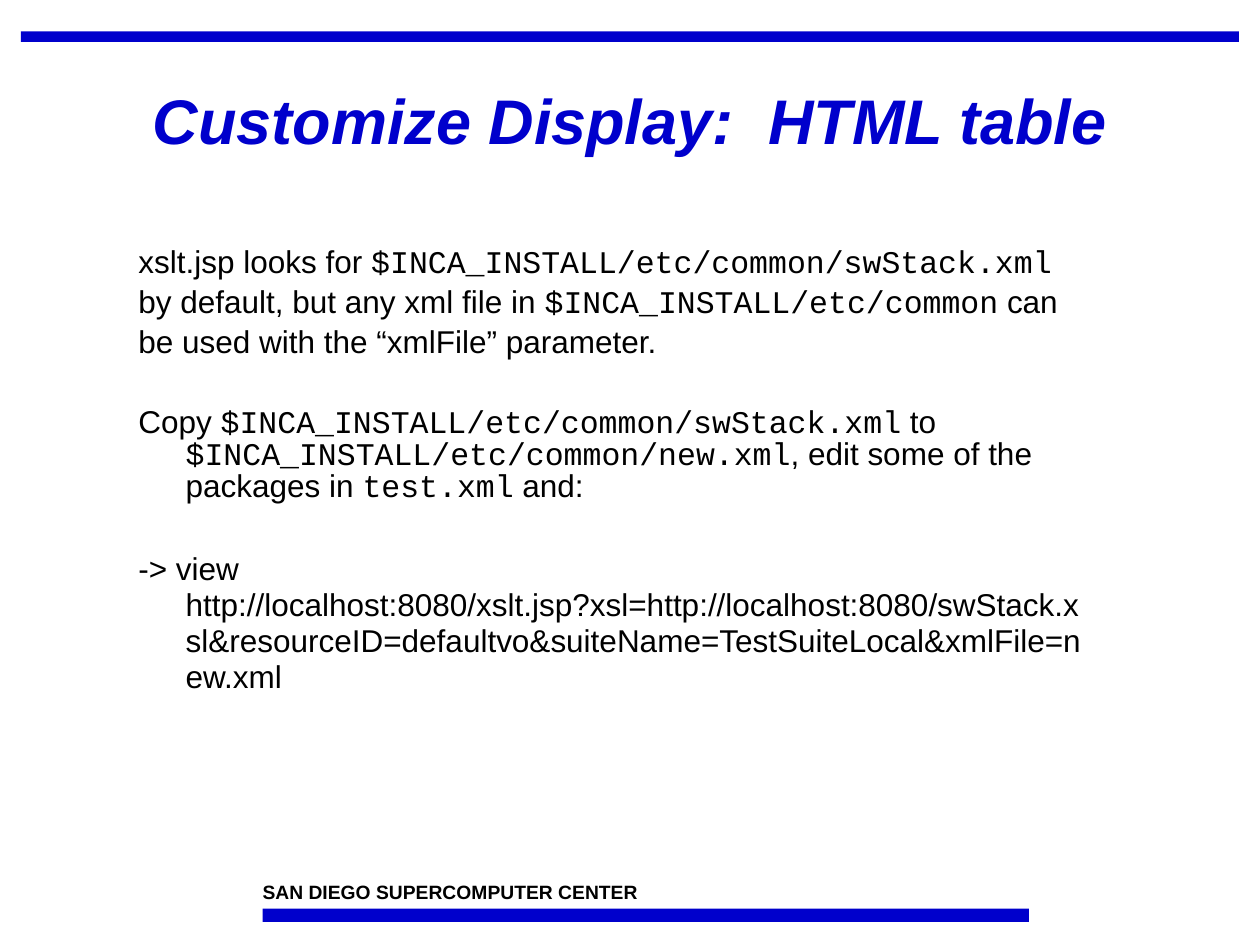
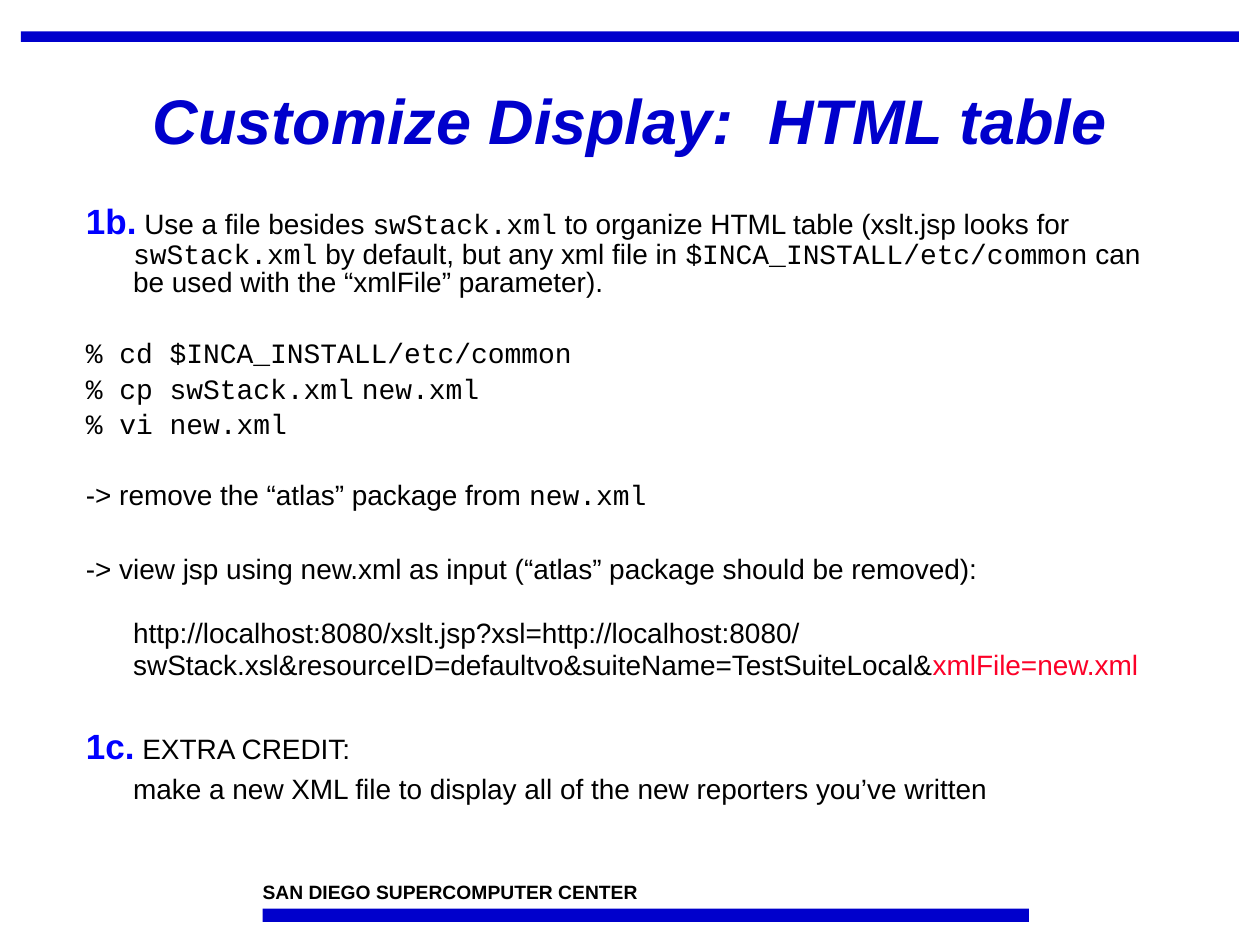
Before and after one commit to IncaProject/inca-xsede, a slide deck: slide 4 of talks/feb-06-workshop/dataConsumersHandsOn.ppt. Drawn at 1260x945 pixels with LibreOffice and Linux fonts; fonts in the diff are those of the drawing; background and template pictures are left out. Boxes give left, top, right and bottom in pixels: in the first picture for what was removed or moved away, otherwise in the second. Text is boxed around its words. In the diff, an @@ line names an element or a change of style, - is before the commit and + after.

```diff
--- a/talks/feb-06-workshop/dataConsumersHandsOn.ppt
+++ b/talks/feb-06-workshop/dataConsumersHandsOn.ppt
@@ text at box(86, 208, 1140, 805): text changed; size 18 to 16 pt @@
-xslt.jsp looks for $INCA_INSTALL/etc/common/swStack.xml
-by default, but any xml file in $INCA_INSTALL/etc/common can
-be used with the “xmlFile” parameter.
-Copy $INCA_INSTALL/etc/common/swStack.xml to $INCA_INSTALL/etc/common/new.xml, edit some of the packages in test.xml and:
--> view http://localhost:8080/xslt.jsp?xsl=http://localhost:8080/swStack.xsl&resourceID=defaultvo&suiteName=TestSuiteLocal&xmlFile=new.xml
+1b. Use a file besides swStack.xml to organize HTML table (xslt.jsp looks for swStack.xml by default, but any xml file in $INCA_INSTALL/etc/common can be used with the “xmlFile” parameter).
+% cd $INCA_INSTALL/etc/common
+% cp swStack.xml new.xml
+% vi new.xml
+-> remove the “atlas” package from new.xml
+-> view jsp using new.xml as input (“atlas” package should be removed):
+http://localhost:8080/xslt.jsp?xsl=http://localhost:8080/swStack.xsl&resourceID=defaultvo&suiteName=TestSuiteLocal&xmlFile=new.xml
+1c. EXTRA CREDIT:
+make a new XML file to display all of the new reporters you’ve written
```
Also in this commit, not shown: 5 other slides changed, 3 other files.
